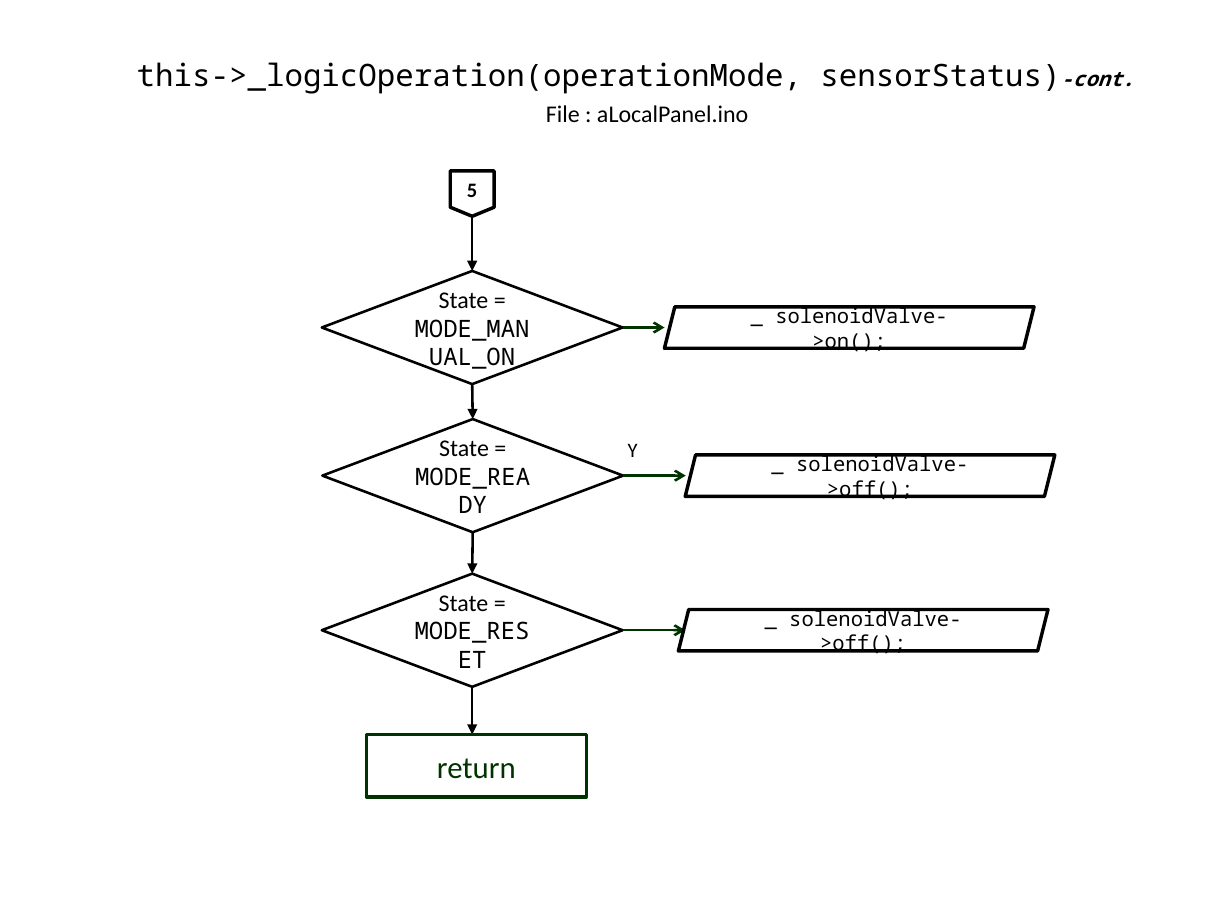
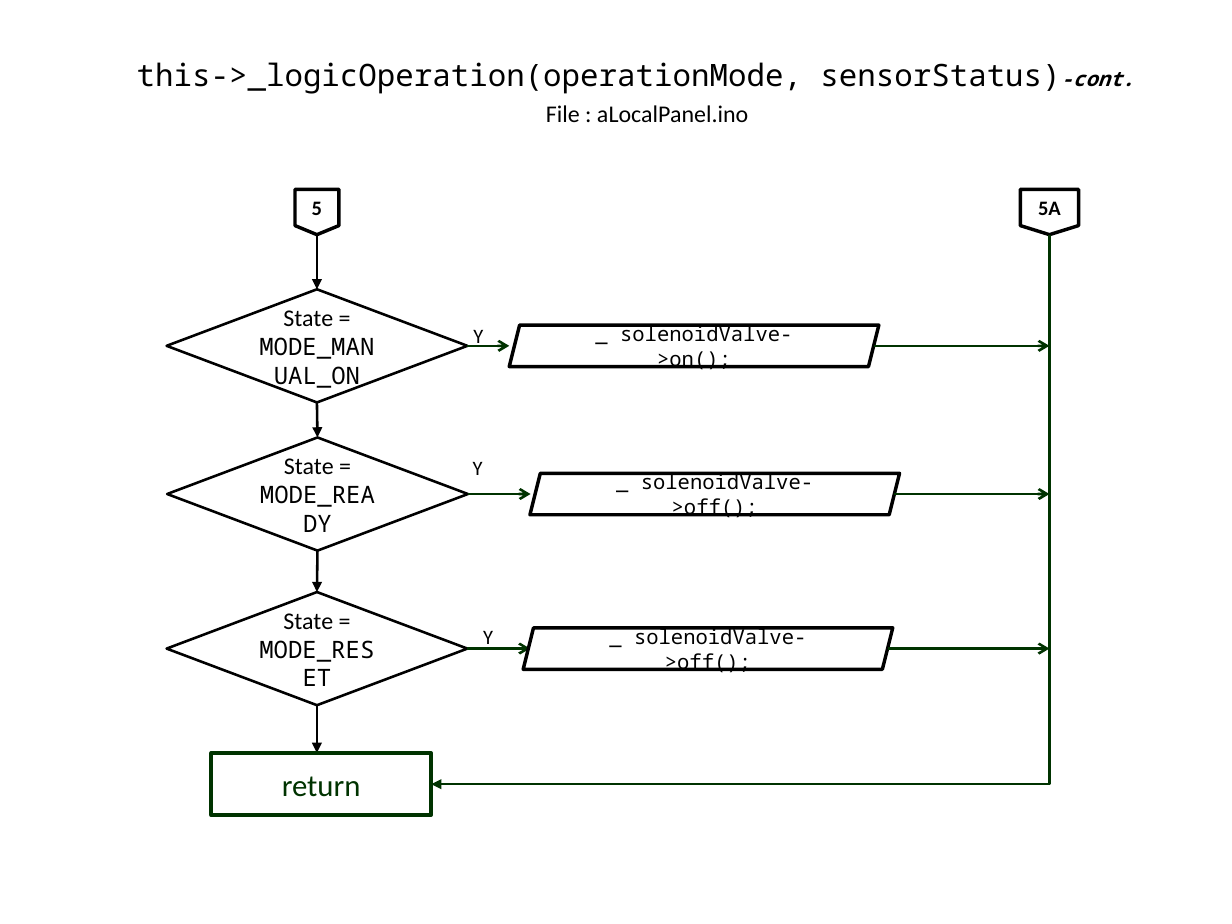
Before and after one commit to slametsampon/WFPS, a slide deck: slide 13 of resources/WFPS.pptx. Drawn at 1232x924 pixels with LibreOffice and Linux fonts; fonts in the diff are those of the drawing; background and template pictures are left out. Boxes give left, top, right and bottom in pixels: in the first picture for what was removed or moved away, otherwise in the second. Text is boxed around its words. In the diff, an @@ line names an element or a change of style, - is before the commit and + after.

```diff
--- a/resources/WFPS.pptx
+++ b/resources/WFPS.pptx
@@ flow chart offpage connector added at (1020,190,1078,235), outline #000000 2 pt, 12 pt, text #000000, bold @@
+5A
@@ 2 arrows, 1 text: place and size @@
-2 arrows, 1 text at (472,217,685,631)
+2 arrows, 1 text at (317,234,530,648)
@@ elbow arrow added from (1050, 234) to (431, 784), #003300 1.5 pt @@
@@ text added at (473,330,483,347), 12 pt, text #000000 @@
+Y
@@ arrow added from (873, 346) to (1050, 346), #003300 1.5 pt @@
@@ 5 arrows, 3 parallelograms, 3 diamonds, 1 flow chart offpage connector, 1 rectangle: place and size @@
-5 arrows, 3 parallelograms, 3 diamonds, 1 flow chart offpage connector, 1 rectangle at (322,171,1055,797)
+5 arrows, 3 parallelograms, 3 diamonds, 1 flow chart offpage connector, 1 rectangle at (166,190,899,816)
@@ arrow added from (894, 494) to (1050, 494), #003300 1.5 pt @@
@@ text added at (483,631,493,650), 12 pt, text #000000 @@
+Y
@@ arrow added from (887, 648) to (1050, 648), #003300 1.5 pt @@
```
Also in this commit, not shown: 14 other slides changed.
